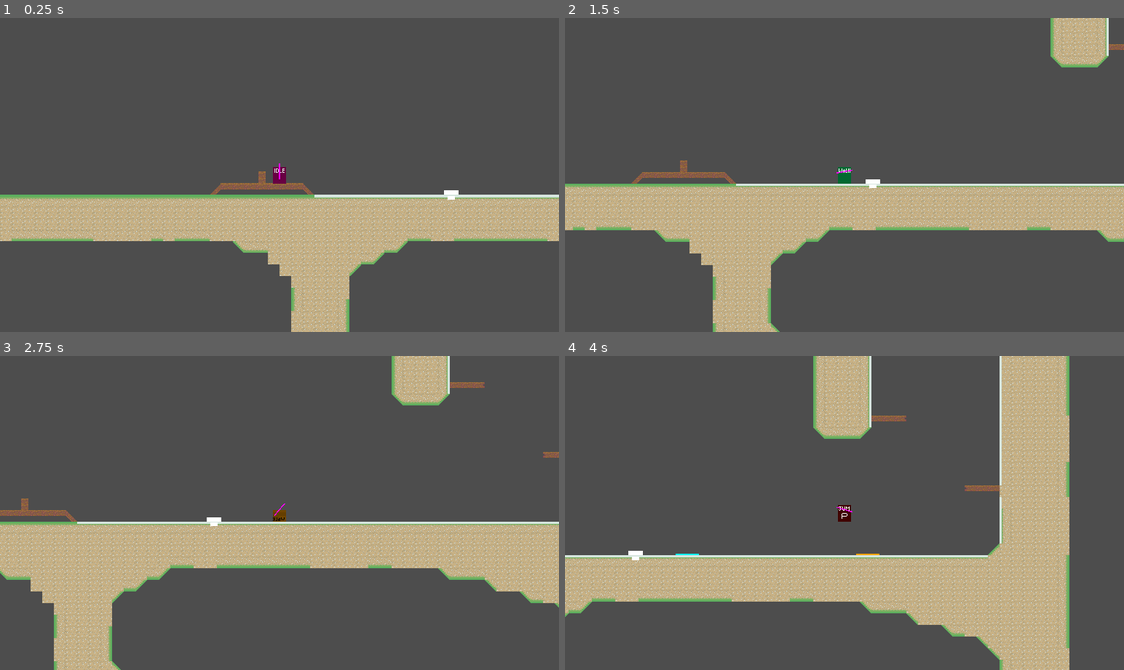
Above: before the commit, frames 1-4 (two rows, left to right).
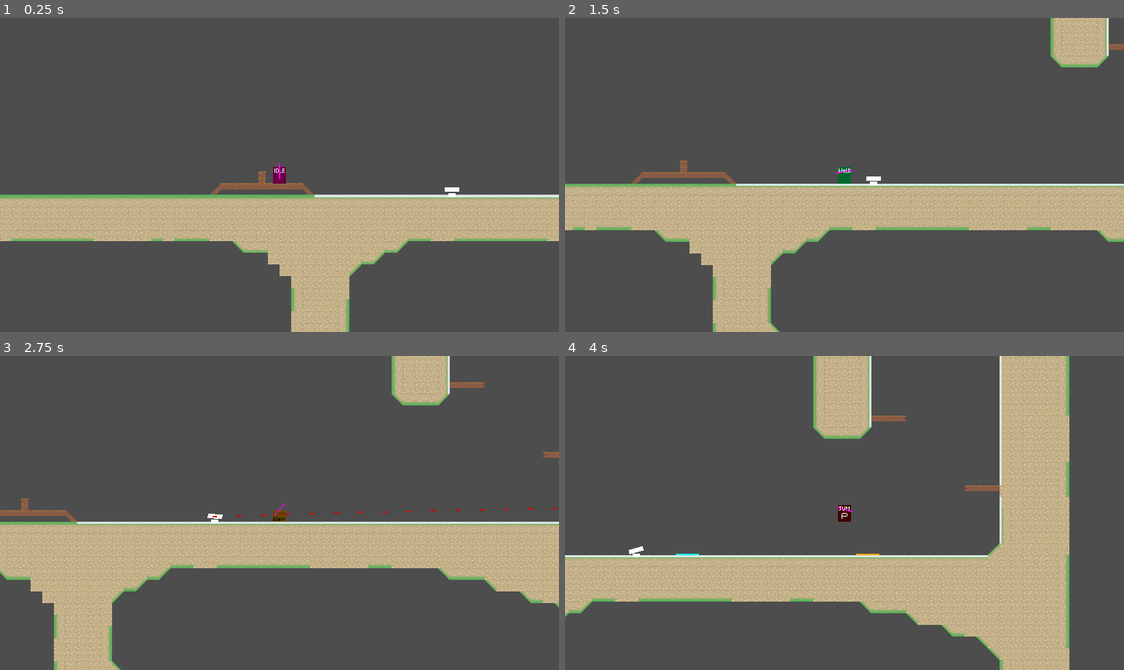
Above: after the commit, the same moments.

Repository: haruo-gabriel/portal2d
Game: Godot game, scene res://levels/test.tscn
The game is run twice, just before and just after one commit, with the same random seed, the same clock (stepped at 60 frames per second) and the same inputs.
Inputs (mouse positions are in pixels of both pictures, inside the frame that each line leads up to):
- Up to frame 1 (0.25 s): no input
- Up to frame 2 (1.5 s): tap Enter at 0.5 s; move the mouse to (967, 159) at 0.52 s; hold D (move_right) from 0.53 s (still down); click (967, 159) at 0.6 s; tap Space (jump) at 0.77 s; right-click (967, 159) at 0.8 s; move the mouse to (732, 190) at 1.27 s; right-click (732, 190) at 1.35 s
- Up to frame 3 (2.75 s): tap Space (jump) at 1.52 s; click (167, 528) at 1.55 s; move the mouse to (335, 443) at 2.02 s; release D (move_right) at 2.03 s; hold A (move_left) from 2.03 s (still down); hold Shift (crouch) from 2.03 s (still down); right-click (335, 443) at 2.3 s
- Up to frame 4 (4 s): move the mouse to (816, 575) at 2.77 s; release A (move_left) at 2.78 s; release Shift (crouch) at 2.78 s; hold D (move_right) from 2.78 s (still down); click (816, 575) at 2.85 s; tap Space (jump) at 3.02, 3.77 s; move the mouse to (1012, 560) at 3.52 s; right-click (1012, 560) at 3.6 s

The runs differ from the first frame. In frame 1, less than 0.1% of the frame differs, in the area x 79-83%, y 53-58%; in frame 2, less than 0.1%; in frame 3, 0.1%, in the area x 36-100%, y 48-55%; in frame 4, less than 0.1%.

Commit message:
Adding a laser

Diff:
--- /dev/null
+++ b/godot project/characters/laser/laser.gd
@@ -0,0 +1,27 @@
+
+class_name Laser
+extends Node2D
+
+var velocity: Vector2
+var start_position: Vector2
+var life_time: int
+
+var max_distance: float = 1000 # Maximum distance from starting position
+var max_life_time: int = 1000 # In game ticks
+
+func _ready() -> void:
+	life_time = max_life_time
+	position = start_position
+
+func _physics_process(delta: float) -> void:
+
+	rotation = velocity.angle()
+	position += velocity * delta
+
+	if (start_position - position).length() > max_distance:
+		queue_free()
+
+	life_time -= 1
+
+	if life_time <= 0:
+		queue_free()
--- /dev/null
+++ b/godot project/characters/laser/laser.tscn
@@ -0,0 +1,18 @@
+[gd_scene load_steps=4 format=3 uid="uid://dnc4x4qcme46m"]
+
+[ext_resource type="Script" path="res://characters/laser/laser.gd" id="1_vnbwl"]
+[ext_resource type="Texture2D" uid="uid://ddipmdluv1h3x" path="res://characters/laser/sprite.png" id="2_ec15y"]
+
+[sub_resource type="RectangleShape2D" id="RectangleShape2D_aotld"]
+size = Vector2(6, 2)
+
+[node name="Laser" type="Node2D"]
+script = ExtResource("1_vnbwl")
+
+[node name="Sprite2D" type="Sprite2D" parent="."]
+texture = ExtResource("2_ec15y")
+
+[node name="Area2D" type="Area2D" parent="."]
+
+[node name="HurtBox" type="CollisionShape2D" parent="Area2D"]
+shape = SubResource("RectangleShape2D_aotld")
--- a/godot project/characters/turret/scripts/states/active.gd
+++ b/godot project/characters/turret/scripts/states/active.gd
@@ -34,3 +34,6 @@
 
 	if not open_cooldown and last_seen:
 		turret.angle = get_new_angle(angle)
+
+	if abs(fmod(turret.angle - angle, TAU)) < .1:
+		turret.shoot(target.global_position + Vector2(0, -10))
--- a/godot project/characters/turret/scripts/turret.gd
+++ b/godot project/characters/turret/scripts/turret.gd
@@ -11,8 +11,12 @@
 @export var minimum_angle: float
 @export var maximum_angle: float
 
+@export var radius: float = 200
+
 @export var rotation_speed: float = .01
 @export var open_cooldown: int = 60
+
+var LASER_SCENE: Resource = preload("res://characters/laser/laser.tscn")
 
 var angle: float = 0.0
 
@@ -25,8 +29,19 @@
 
 	return not raycast.get_collider() is TileMap
 
+func shoot(target: Vector2) -> void:
+
+	var laser: Laser = LASER_SCENE.instantiate()
+
+	var diff: Vector2 = target - raycast.global_position
+
+	laser.start_position = raycast.global_position
+	laser.velocity = diff.normalized() * 2000
+
+	get_parent().add_child(laser)
+
 func _ready() -> void:
-	pass
+	get_node("DetectionArea").get_node("CollisionShape2D").shape.radius = radius
 
 func _process(delta: float) -> void:
 
--- a/godot project/levels/test.tscn
+++ b/godot project/levels/test.tscn
@@ -18,6 +18,7 @@
 position = Vector2(1920, -352)
 
 [node name="Turret" parent="." instance=ExtResource("3_5hl13")]
-position = Vector2(2156, -332)
+position = Vector2(2157, -336)
 minimum_angle = -3.0
-rotation_speed = 0.03
+radius = 150.0
+rotation_speed = 0.05
Binary file added: godot project/characters/laser/sprite.png
Not shown, added: godot project/characters/laser/sprite.png.import
Not shown, added: godot project/characters/laser/sprite.kra
Not shown, added: godot project/characters/laser/sprite.png~
